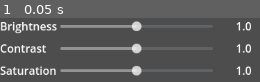
Above: before the commit, frame 1.
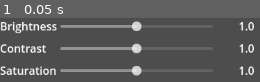
Above: after the commit, the same moment.

Repository: RespiteFromReality/godot-settings
Game: Godot game, scene res://settings_menu/components/adjustments.tscn
Two runs of this game, one before a commit and one after it. Both use one fixed random seed, a clock stepped at 60 frames per second and the inputs below. The project has no main scene, so this scene is started directly.
Inputs:
- Up to frame 1 (0.05 s): no input

The runs differ from the first frame. In frame 1, 2.0% of the frame differs, in the area x 90-98%, y 6-90%.

Commit message:
Remove pre-added suffix space in slider
- Decided to undo adding a space to the slider value suffix, adding space manually is better.

Diff:
--- a/settings_menu/components/slider_with_value/slider_with_value.gd
+++ b/settings_menu/components/slider_with_value/slider_with_value.gd
@@ -88,7 +88,7 @@
 	if _value == 0 && zero_means_disabled == true:
 		label.text = "Disabled"
 	else:
-		label.text = str(_value).pad_decimals(decimals_padding) + " " + suffix
+		label.text = str(_value).pad_decimals(decimals_padding) + suffix
 
 
 # Signals
--- a/settings_menu/components/slider_with_value/slider_with_value.tscn
+++ b/settings_menu/components/slider_with_value/slider_with_value.tscn
@@ -21,7 +21,7 @@
 expand_margin_top = 2.0
 expand_margin_bottom = 2.0
 
-[node name="SliderWithValue" type="Control"]
+[node name="SliderWithValue" type="Control" unique_id=1349058281]
 custom_minimum_size = Vector2(280, 24)
 layout_mode = 3
 anchors_preset = 0
@@ -30,7 +30,7 @@
 size_flags_horizontal = 2
 script = ExtResource("1_5ff6h")
 
-[node name="HSlider" type="HSlider" parent="."]
+[node name="HSlider" type="HSlider" parent="." unique_id=333726910]
 layout_mode = 0
 offset_right = 220.0
 offset_bottom = 24.0
@@ -41,17 +41,16 @@
 theme_override_styles/slider = SubResource("StyleBoxFlat_ba8ne")
 theme_override_styles/grabber_area = SubResource("StyleBoxFlat_f8ild")
 theme_override_styles/grabber_area_highlight = SubResource("StyleBoxFlat_f8ild")
-rounded = true
 scrollable = false
 ticks_position = 3
 
-[node name="Label" type="Label" parent="."]
+[node name="Label" type="Label" parent="." unique_id=323101635]
 layout_mode = 0
 offset_left = 222.0
 offset_right = 280.0
 offset_bottom = 24.0
 theme_override_colors/font_color = Color(1, 1, 1, 1)
-text = "0 "
+text = "0.0 "
 horizontal_alignment = 2
 vertical_alignment = 1
 script = ExtResource("3_tsqw7")
